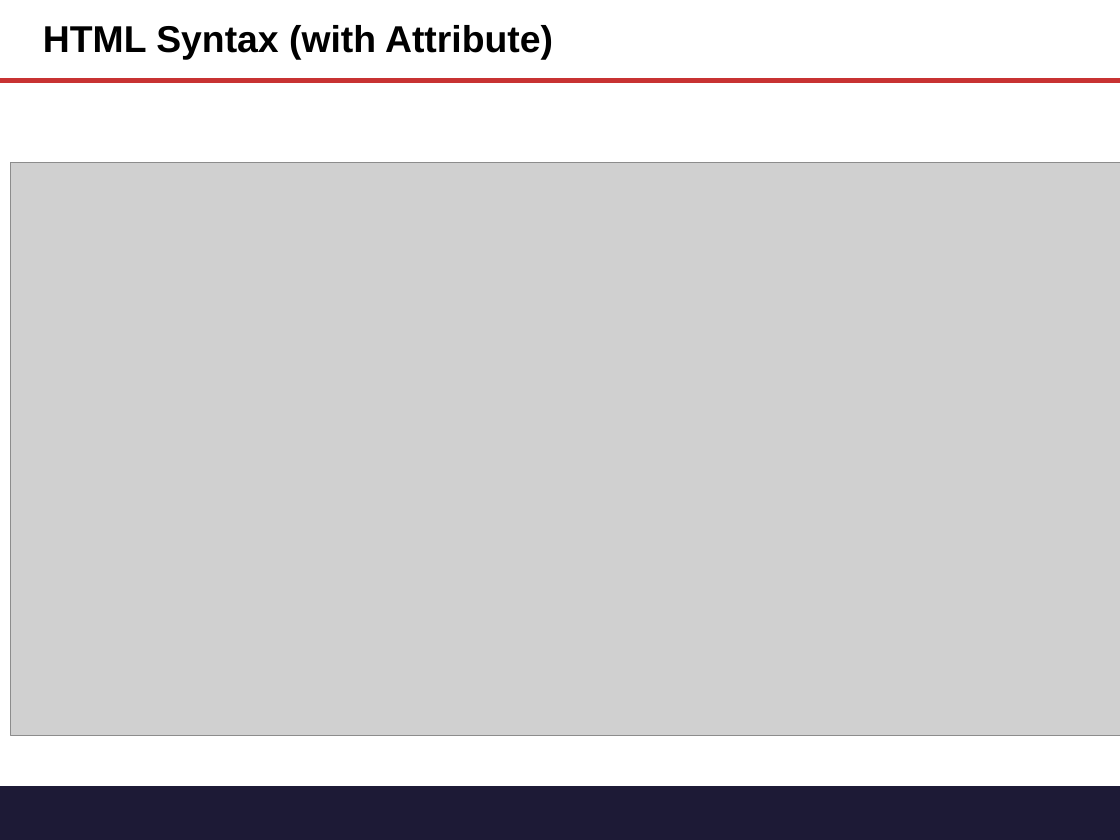
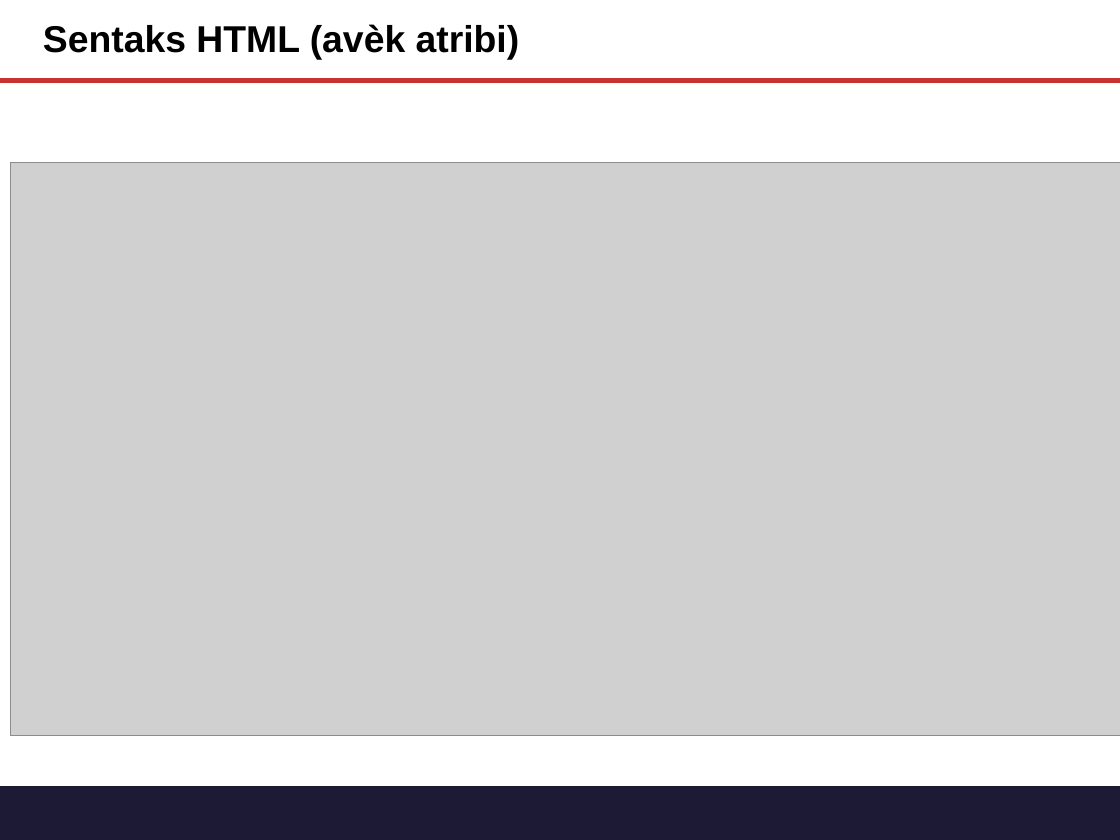
Before and after one commit to tichaiti/tichaiti-workshop, a slide deck: slide 4 of Prezantasyon/Gitn_Pro_HTML_CSS.pptx. Drawn at 1120x840 pixels with LibreOffice and Linux fonts; fonts in the diff are those of the drawing; grey boxes stand for pictures. Boxes give left, top, right and bottom in pixels: in the first picture for what was removed or moved away, otherwise in the second. Text is boxed around its words. In the diff, an @@ line names an element or a change of style, - is before the commit and + after.

Commit message:
HTML presentation complete

```diff
--- a/Prezantasyon/Gitn_Pro_HTML_CSS.pptx
+++ b/Prezantasyon/Gitn_Pro_HTML_CSS.pptx
@@ title at [43,24,520,59]: text changed @@
-HTML Syntax (with Attribute)
+Sentaks HTML (avèk atribi)
```
Also in this commit, not shown: 8 other slides changed, 1 slide added, 1 slide removed.
